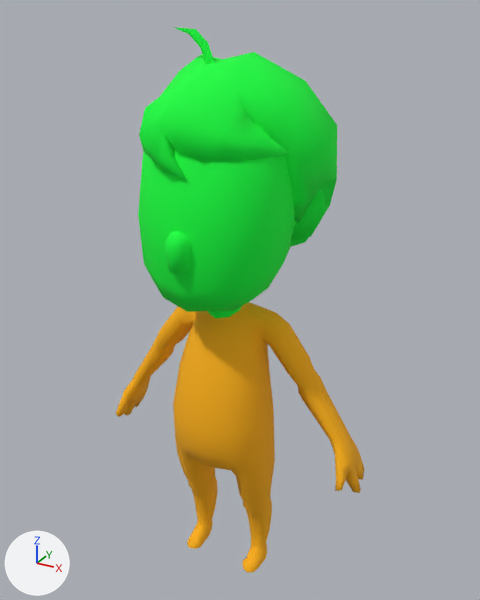
Renders of the FBX model _BeAnyone/Server/BeAnyone/02 File/bin/content/FBX/Npc/common_people_female_4@Talking.fbx from each side of a commit.
One viewpoint serves both versions: a camera (50 mm lens) standing at (0.579, -0.987, 1.112) and looking at (-0.002, 0.07, 0.583). Every picture has the same lights, and +X, +Y and +Z are marked at lower left. Where no turn or scale is listed for an object, it has been applied to the vertices.

In view in the first picture: 'common_people_male_1'.
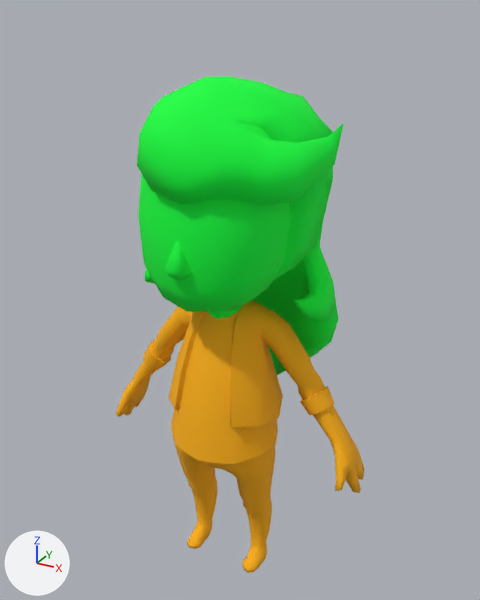
What differs and where, as boxes [x1, y1, x2, y2] in the pictures (480 x 600 px):
'common_people_male_1', reshaped (9% shorter)
    before: [116, 27, 364, 573]
    after: [116, 76, 364, 573]
part 1 of me_mesh, rebuilt
    before: [139, 52, 337, 247]
    after: [137, 76, 344, 375]
part 2 of me_mesh, rebuilt (7% wider, 7% shorter)
    before: [165, 231, 191, 274]
    after: [164, 240, 192, 280]
part 3 of me_mesh, deleted
    before: [173, 27, 214, 64]
part 4 of me_mesh, built on
    before: [135, 125, 346, 483]
    after: [135, 120, 346, 483]

What the commit changed:
me_mesh is used by ob_common_people_male_1; location (0.0, 0.0, 0.0).
me_mesh had 807 vertices, 830 faces and spanned x -0.286..0.286, y -0.165..0.182, z 0.0..1.082.
me_mesh now has 1040 vertices, 1092 faces and spans x -0.286..0.286, y -0.169..0.27, z 0.0..1.009.
me_mesh part 1: the loose piece of 121 vertices spanning x -0.175..0.175, y -0.154..0.182, z 0.65..1.047 is rebuilt with 287 vertices and now spans x -0.196..0.196, y -0.164..0.27, z 0.331..1.009.
me_mesh part 2: the loose piece of 19 vertices spanning x -0.024..0.024, y -0.165..-0.136, z 0.714..0.787 is rebuilt with 16 vertices and now spans x -0.024..0.024, y -0.169..-0.136, z 0.7..0.77.
me_mesh part 3: the loose piece of 10 vertices spanning x -0.09..-0.01, y -0.005..0.0, z 1.025..1.082 is deleted.
Part 4, on me_mesh:
61 vertices are removed from x -0.197..0.197, y -0.095..0.095, z 0.28..0.975.
143 faces are deleted.
59 vertices move from x -0.108..0.108, y -0.06..0.078, z 0.255..0.578 to x -0.109..0.109, y -0.069..0.084, z 0.248..0.576.
141 vertices are added at x -0.217..0.217, y -0.1..0.102, z 0.278..0.962.
218 new faces join them, mat_body (orange #ffb200).
9 new faces join them, mat_face (green #00ff3d).
